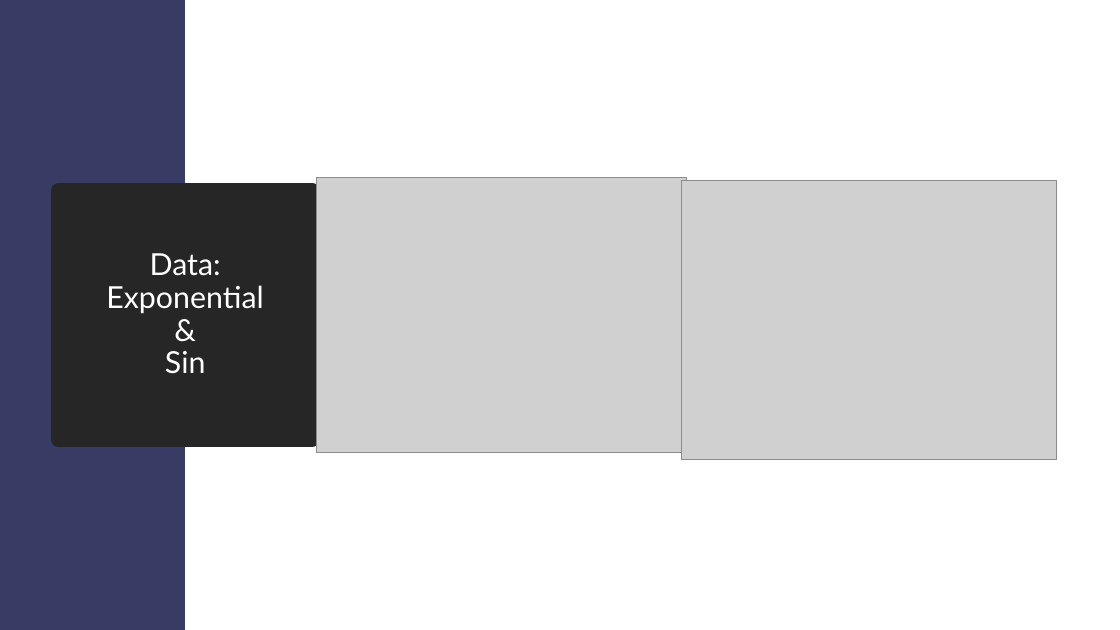
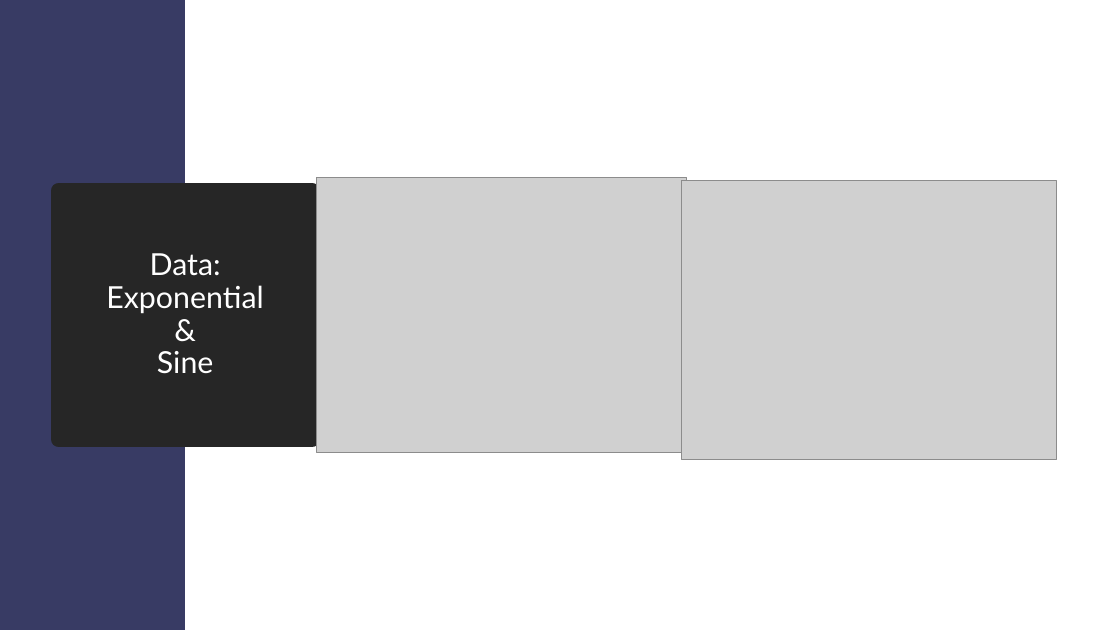
Before and after one commit to EmmaDirk/MachineLearning-BCA, a slide deck: slide 10 of Presentations/Presentation_11_18_25.pptx (slide 8 before the commit). Drawn at 1120x630 pixels with LibreOffice and Linux fonts; fonts in the diff are those of the drawing; grey boxes stand for pictures. Boxes give left, top, right and bottom in pixels: in the first picture for what was removed or moved away, otherwise in the second. Text is boxed around its words. In the diff, an @@ line names an element or a change of style, - is before the commit and + after.

```diff
--- a/Presentations/Presentation_11_18_25.pptx
+++ b/Presentations/Presentation_11_18_25.pptx
@@ title at (106,253,263,374): text changed @@
-Data:
-Exponential
-&
-Sin
+Data:
+Exponential
+&
+Sine
```
Also in this commit, not shown: 1 other slide changed, 4 slides added, 4 other files.
